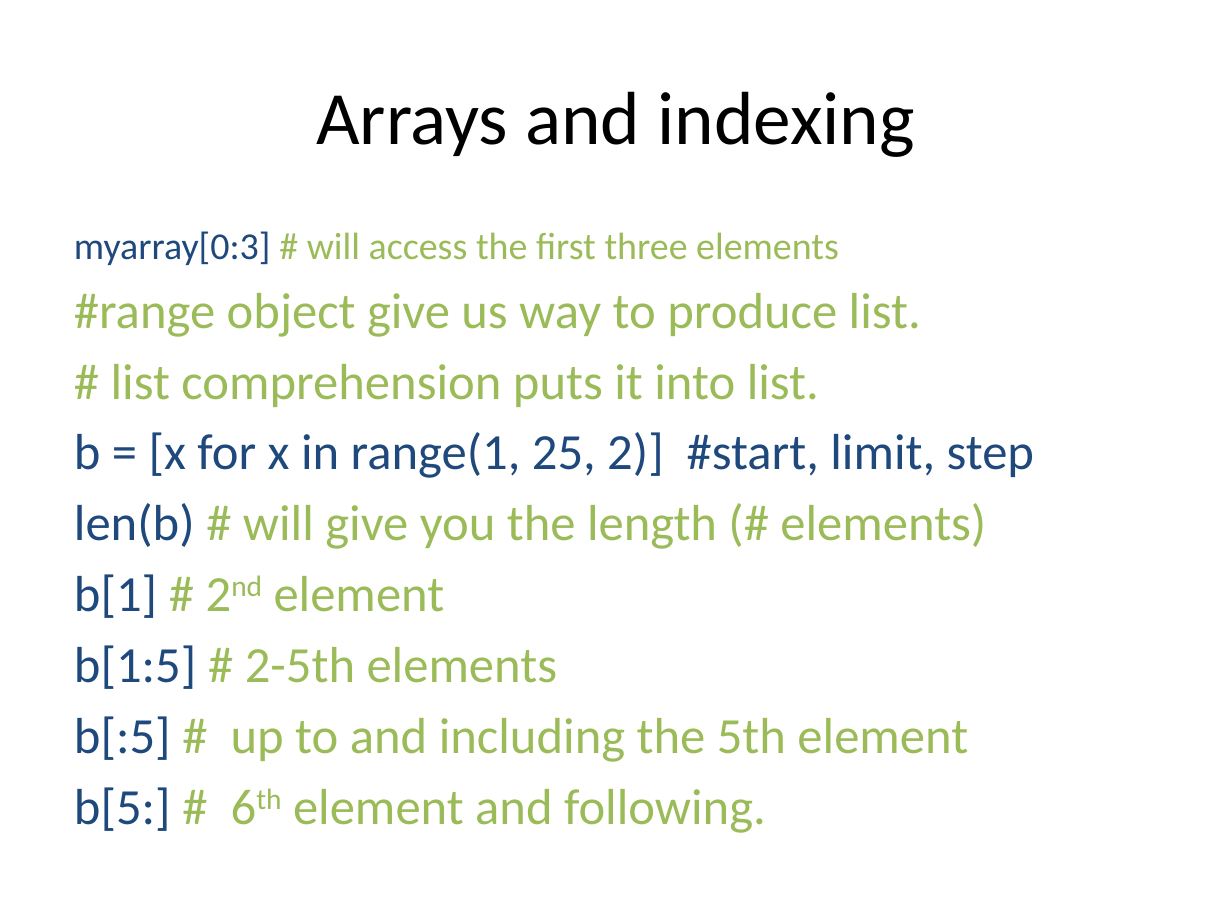
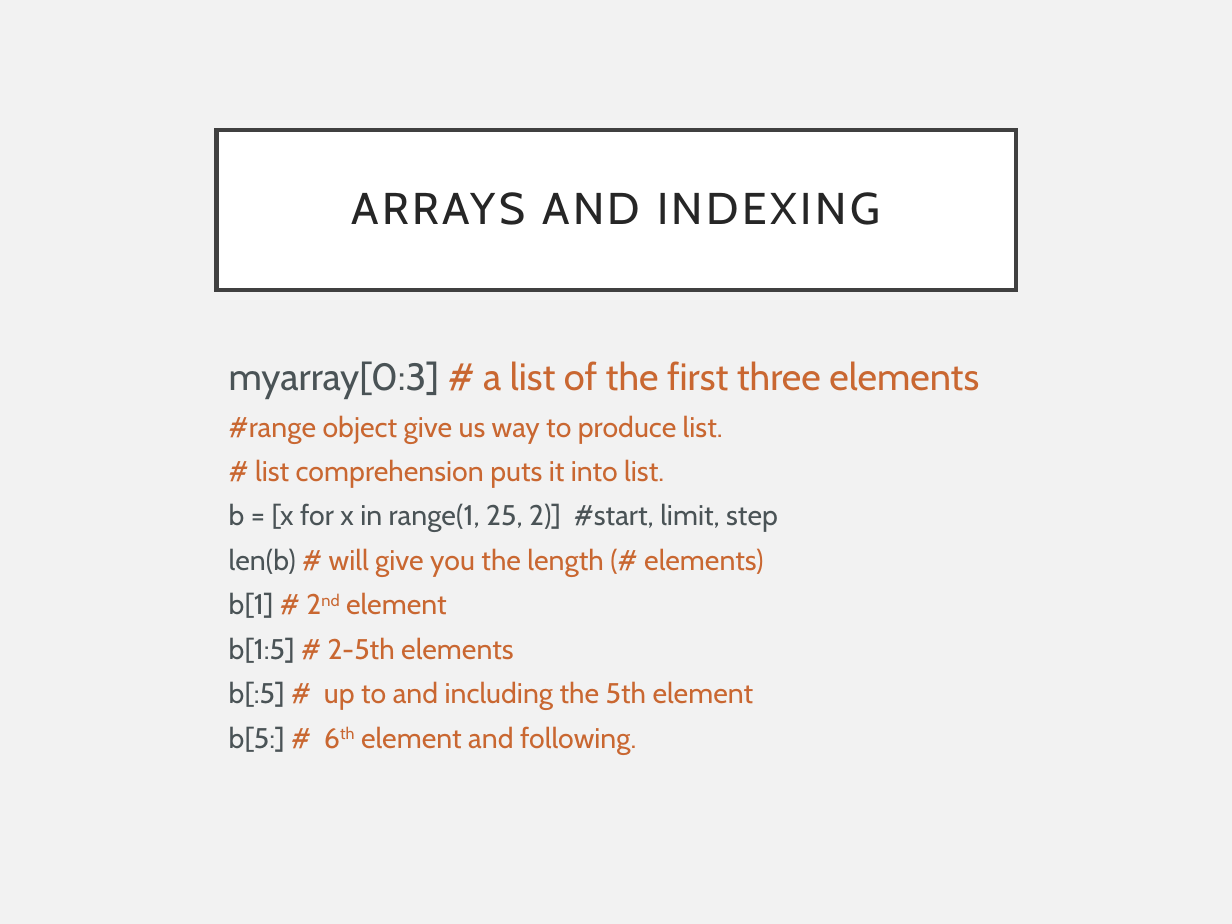
Before and after one commit to pradau/python_for_psychologists, a slide deck: slide 18 of Python_intro_lecture.pptx. Drawn at 1232x924 pixels with LibreOffice and Linux fonts; fonts in the diff are those of the drawing. Boxes give left, top, right and bottom in pixels: in the first picture for what was removed or moved away, otherwise in the second. Text is boxed around its words. In the diff, an @@ line names an element or a change of style, - is before the commit and + after.

```diff
--- a/Python_intro_lecture.pptx
+++ b/Python_intro_lecture.pptx
@@ background #FFFFFF to #F2F2F2 @@
@@ title "ARRAYS AND INDEXING": place and size @@
-title "ARRAYS AND INDEXING" at <box>316,91,914,157</box>
+title "ARRAYS AND INDEXING" at <box>217,129,1016,290</box>
@@ title "ARRAYS AND INDEXING" at <box>217,129,1016,290</box>: fill none to #FFFFFF; outline none to #404040 2.5 pt @@
@@ title at <box>352,192,880,225</box>: text changed; size 44 to 26 pt; font Calibri to Cabin; text colour #000000 to #262626 @@
-Arrays and indexing
+ARRAYS AND INDEXING
@@ text "myarray[0:3] # a list of ...": place and size @@
-text "myarray[0:3] # a list of ..." at <box>74,231,1034,833</box>
+text "myarray[0:3] # a list of ..." at <box>229,361,979,755</box>
@@ text at <box>229,361,979,399</box>: text changed; font Calibri to Cabin; text colour #9BBB59 to #C96731 @@
-myarray[0:3] # will access the first three elements
+myarray[0:3] # a list of the first three elements
@@ text at <box>229,415,778,755</box>: size 29.6 to 16.6 pt, font Calibri to Cabin in "#range object give us way to produce ...", "# list comprehension puts it into list.", "b = [x for x in range(1, ...", "len(b) # will give you the length ..." and 4 more places; text colour #9BBB59 to #C96731 in "#range object give us way to produce ...", "# list comprehension puts it into list.", "# will give you the length (# ...", "# 2nd element" and 3 more places; text colour #1F497D to #4A5356 in "b = [x for x in range(1, ...", "len(b)", "b[1]", "b[1:5]" and 2 more places; line spacing 1 to 0.8; more space between paragraphs @@
```
Also in this commit, not shown: 24 other slides changed, 3 slides added, 2 slides removed.
